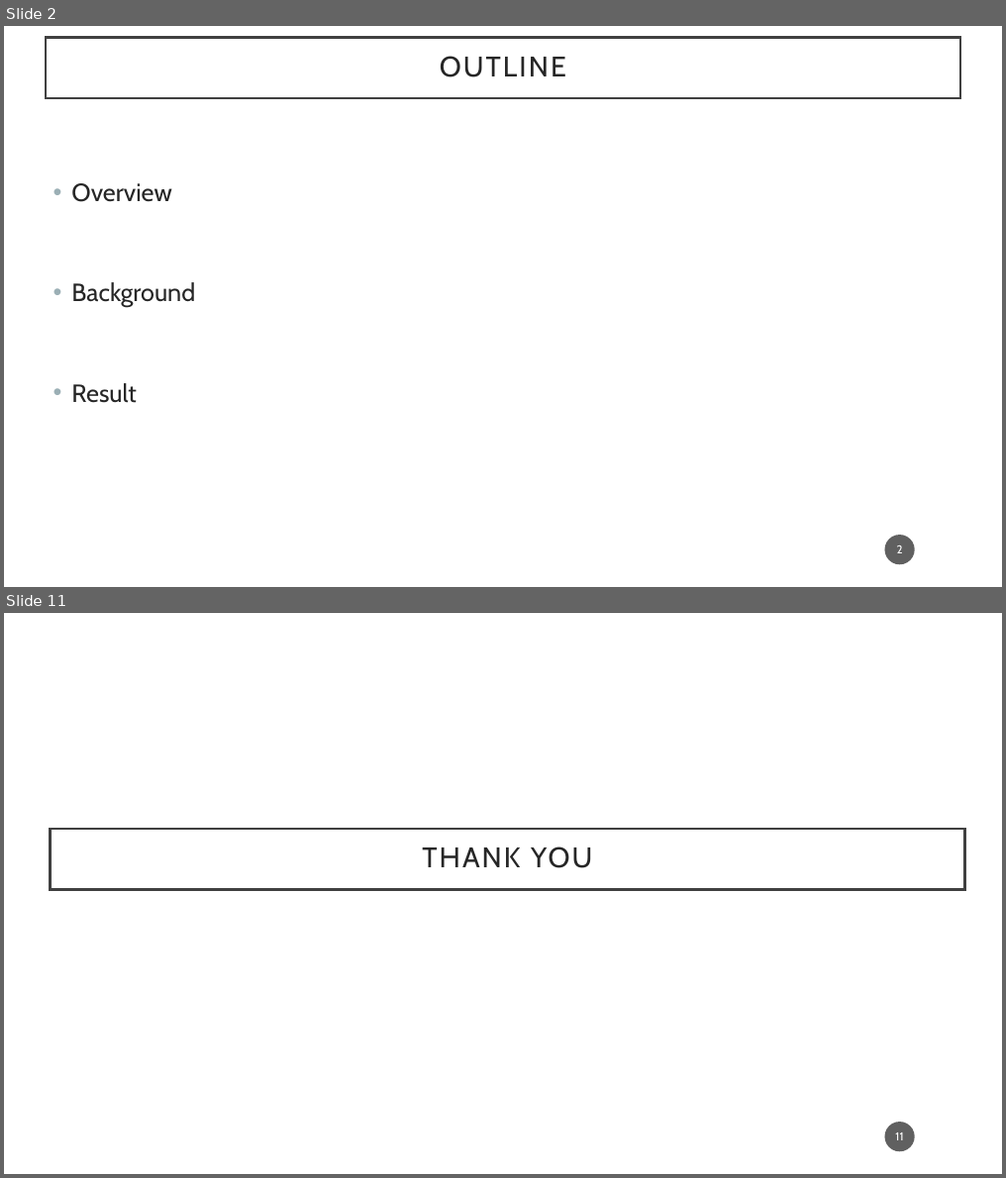
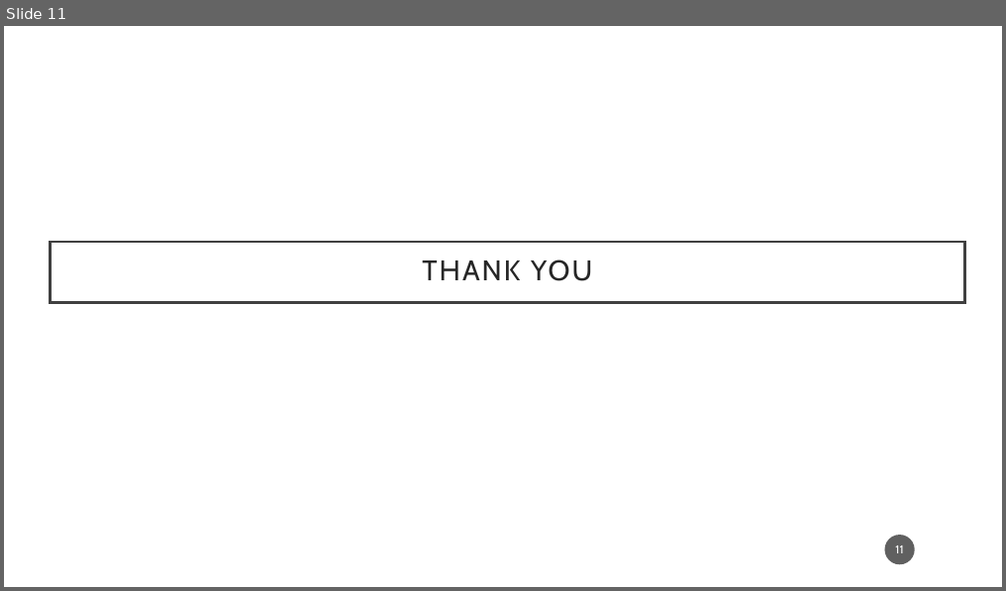
Before and after one commit to Ju-arch720/XRD_xls_raw_converter, a slide deck: Advanced_Characterization/Presentation_Adv_char.pptx. Shown one above the other, each under a label of ours: slides 2 and 11 before the commit, slide 11 after it; the slides between them are not shown. The pictures are 1006x1178 and 1006x591 pixels, drawn with LibreOffice and Linux fonts; fonts in the diff are those of the drawing; background and template pictures are left out. Boxes give left, top, right and bottom in pixels: in the first picture for what was removed or moved away, otherwise in the second. Text is boxed around its words. In the diff, an @@ line names an element or a change of style, - is before the commit and + after.

```diff
--- a/Advanced_Characterization/Presentation_Adv_char.pptx
+++ b/Advanced_Characterization/Presentation_Adv_char.pptx
@@ slide 2 removed at [4, 26, 1002, 587], background #FFFFFF @@
@@ rectangle removed at [46, 37, 960, 98] @@
-OUTLINE
@@ text removed at [71, 183, 195, 403] @@
-• Overview
-• Background
-• Result
@@ page number removed at [885, 535, 915, 565] @@
-2
```
Also in this commit, not shown: 9 slides changed, 1 slide added, 28 other files.
